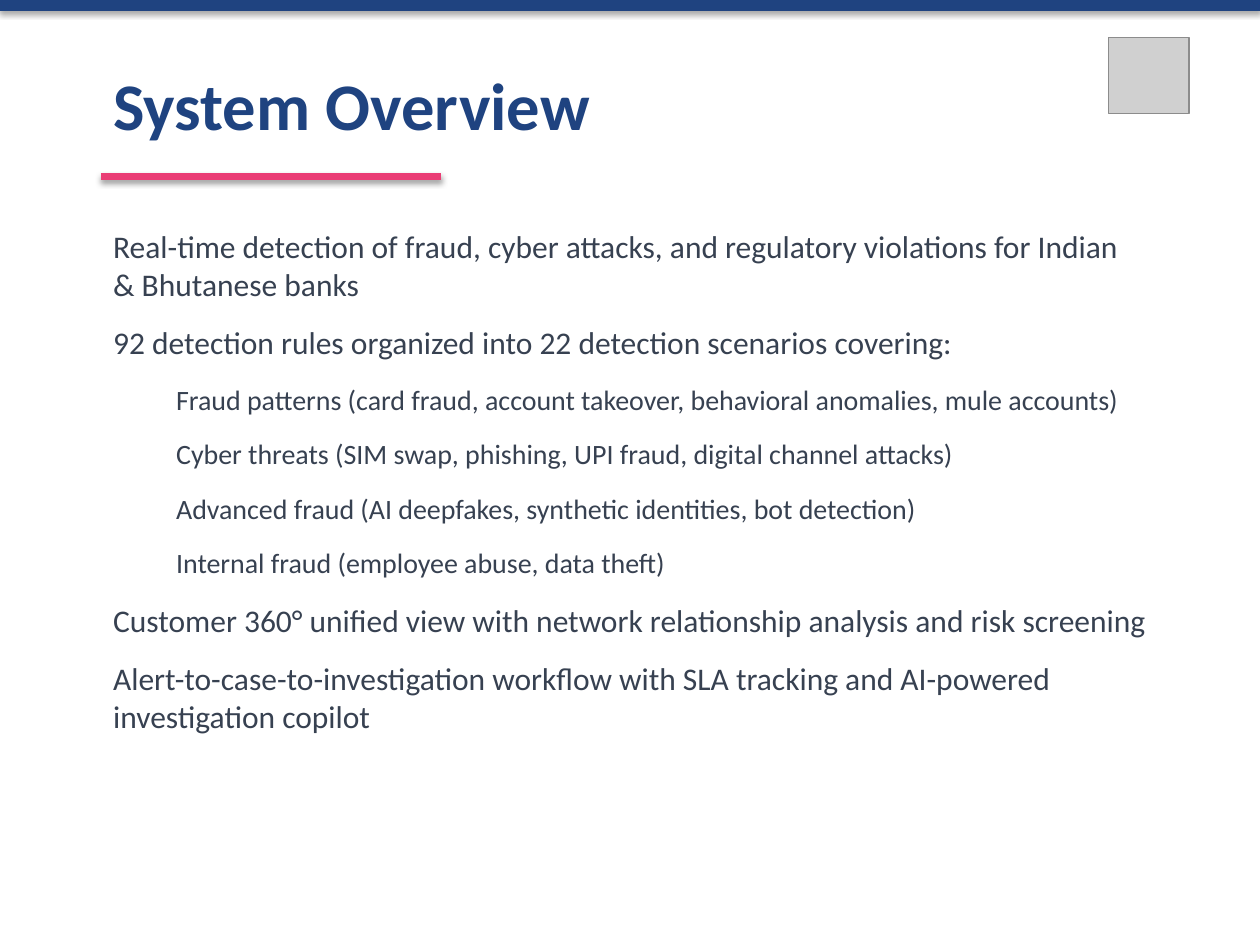
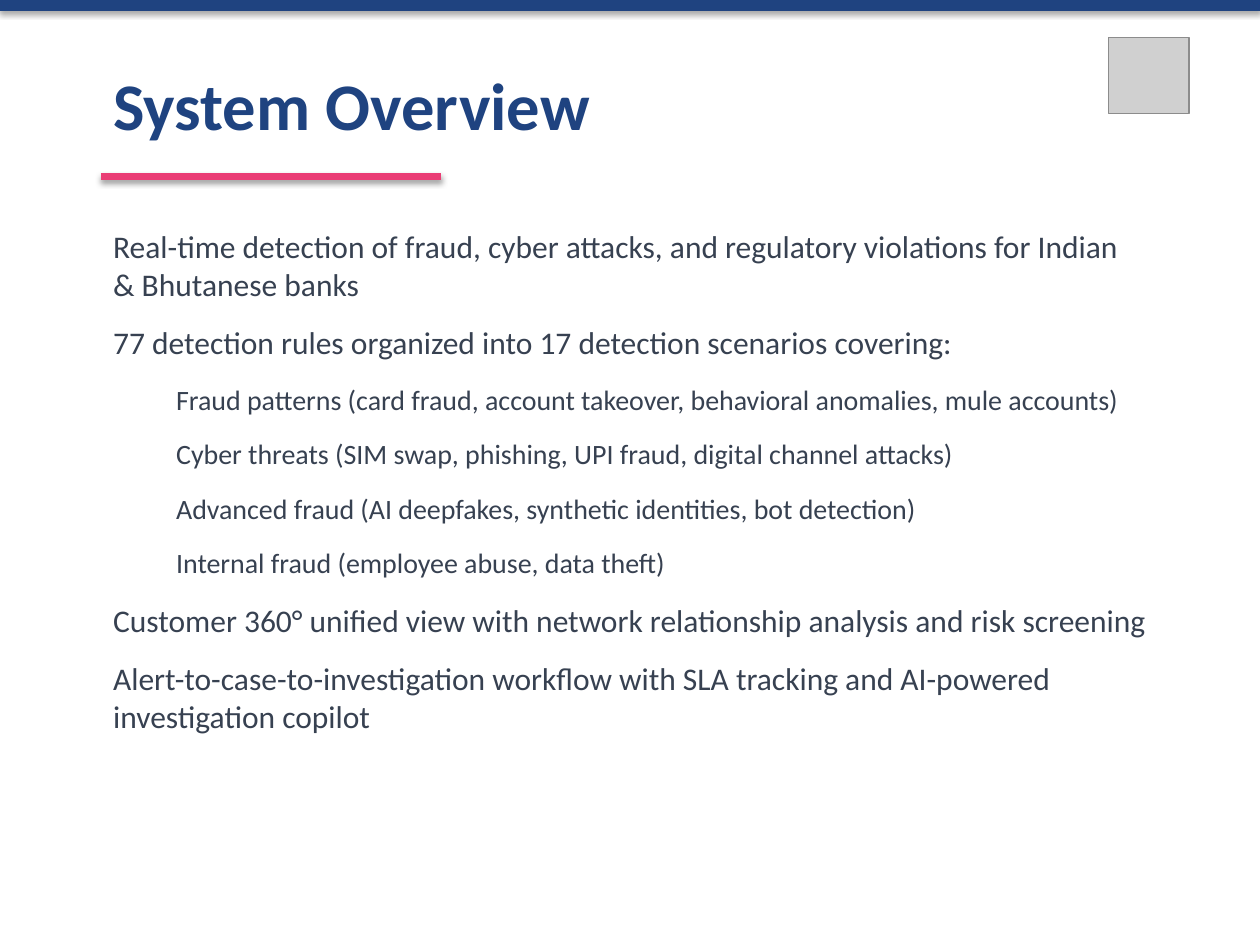
Before and after one commit to lsgoplaan-droid/FinsurgeENRIMS, a slide deck: slide 2 of FinsurgeENRIMS_MultiRegulator_RMA.pptx. Drawn at 1260x945 pixels with LibreOffice and Linux fonts; fonts in the diff are those of the drawing; grey boxes stand for pictures. Boxes give left, top, right and bottom in pixels: in the first picture for what was removed or moved away, otherwise in the second. Text is boxed around its words. In the diff, an @@ line names an element or a change of style, - is before the commit and + after.

```diff
--- a/FinsurgeENRIMS_MultiRegulator_RMA.pptx
+++ b/FinsurgeENRIMS_MultiRegulator_RMA.pptx
@@ text at <box>113,332,952,360</box>: text changed @@
-92 detection rules organized into 22 detection scenarios covering:
+77 detection rules organized into 17 detection scenarios covering:
```
Also in this commit, not shown: 2 slides added, 17 other files.
